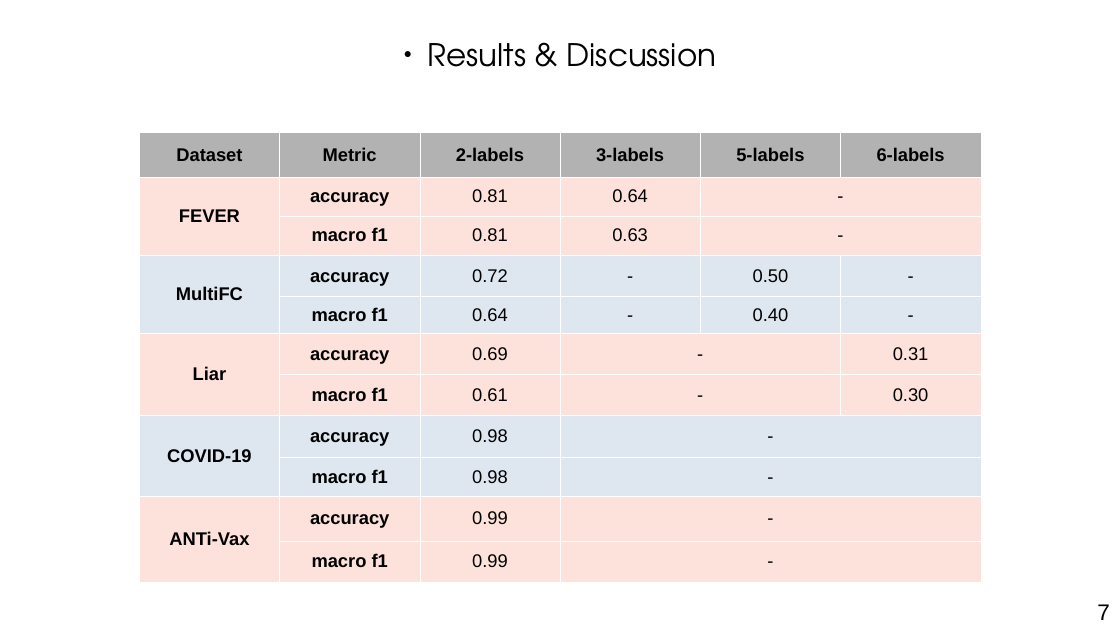
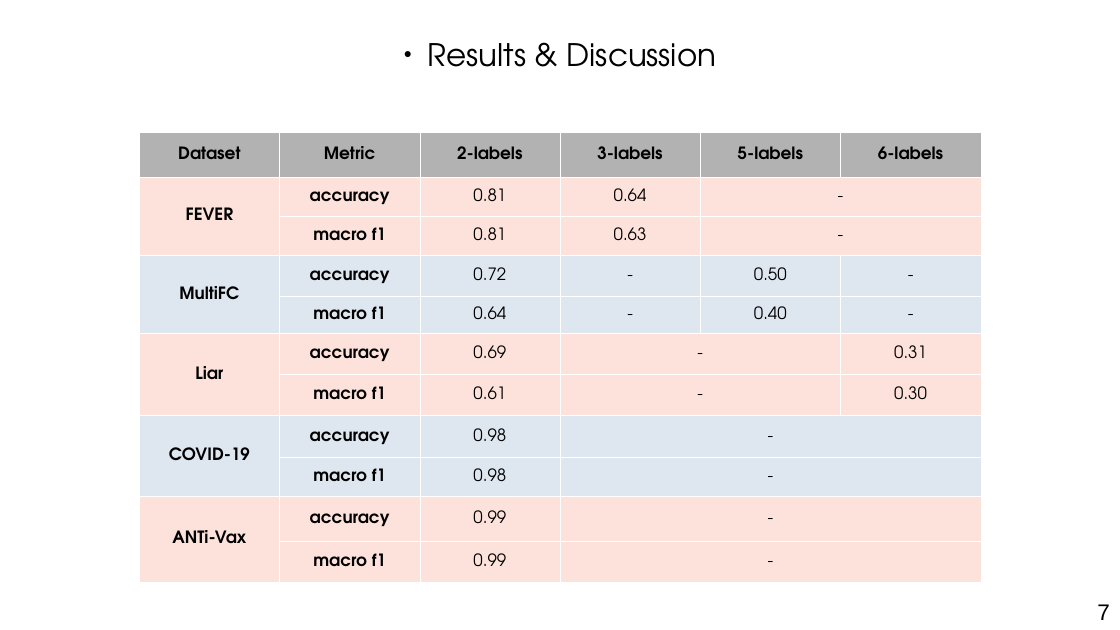
Before and after one commit to othmanelhoufi/LM-for-FactChecking, a slide deck: slide 7 of presentation/NLP_fact_checking.odp. Drawn at 1120x630 pixels with LibreOffice and Linux fonts; fonts in the diff are those of the drawing. Boxes give left, top, right and bottom in pixels: in the first picture for what was removed or moved away, otherwise in the second. Text is boxed around its words. In the diff, an @@ line names an element or a change of style, - is before the commit and + after.

```diff
--- a/presentation/NLP_fact_checking.odp
+++ b/presentation/NLP_fact_checking.odp
@@ table at [139,132,981,581] @@
@@ size 13 to 12 pt, font Arial to TeX Gyre Adventor @@
```
Also in this commit, not shown: 3 other slides changed.
